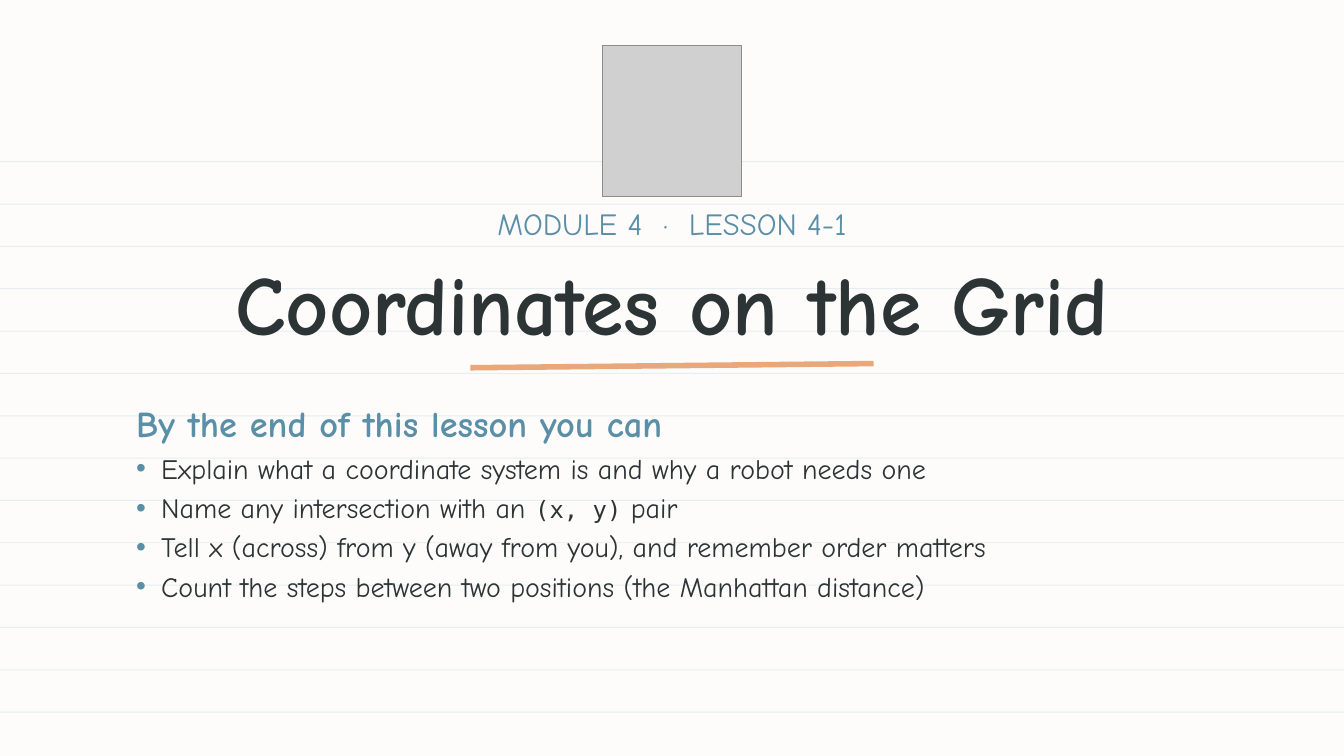
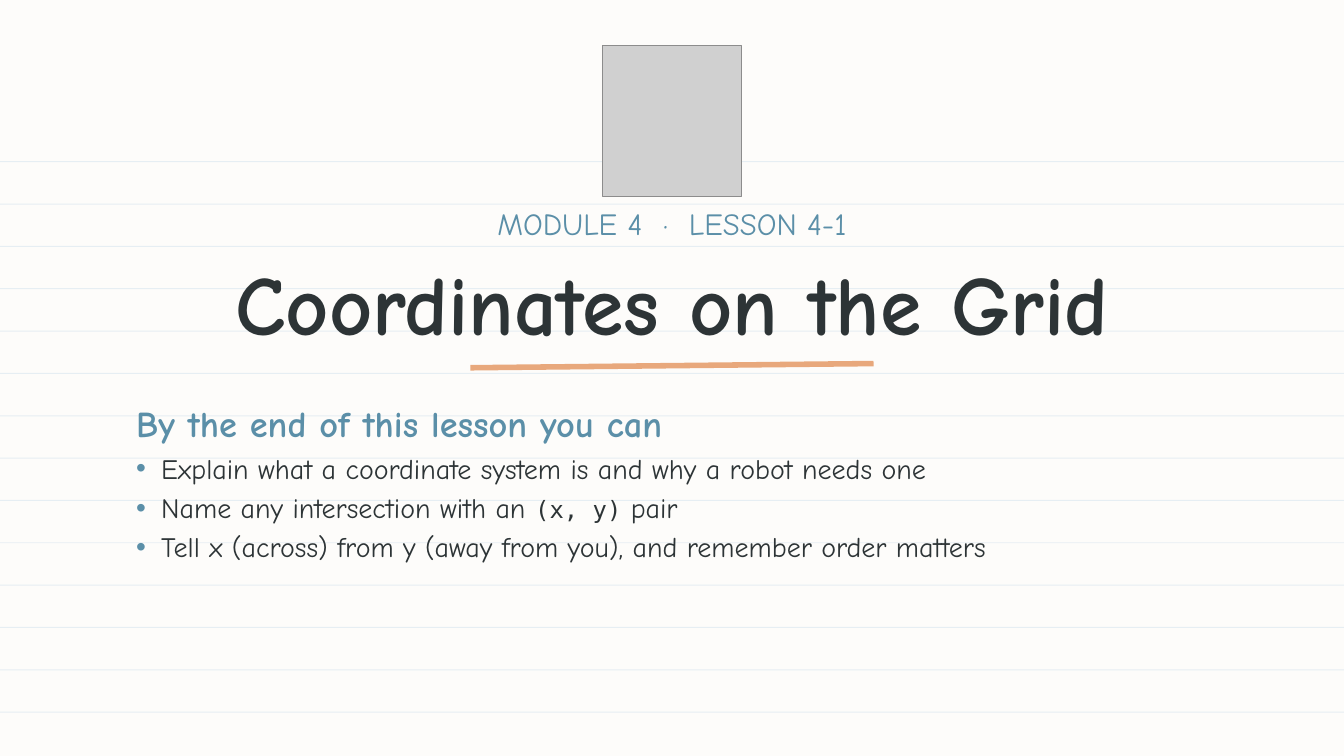
Before and after one commit to bradamiller/LearningPython, a slide deck: slide 1 of static/slides/module-04-manhattan/module-4-lesson-01-coordinates.pptx. Drawn at 1344x756 pixels with LibreOffice and Linux fonts; fonts in the diff are those of the drawing; grey boxes stand for pictures. Boxes give left, top, right and bottom in pixels: in the first picture for what was removed or moved away, otherwise in the second. Text is boxed around its words. In the diff, an @@ line names an element or a change of style, - is before the commit and + after.

```diff
--- a/static/slides/module-04-manhattan/module-4-lesson-01-coordinates.pptx
+++ b/static/slides/module-04-manhattan/module-4-lesson-01-coordinates.pptx
@@ text at (161,575,924,603): paragraph removed @@
-• Count the steps between two positions (the Manhattan distance)
```
Also in this commit, not shown: 3 other slides changed, 3 slides removed, 19 other files.
